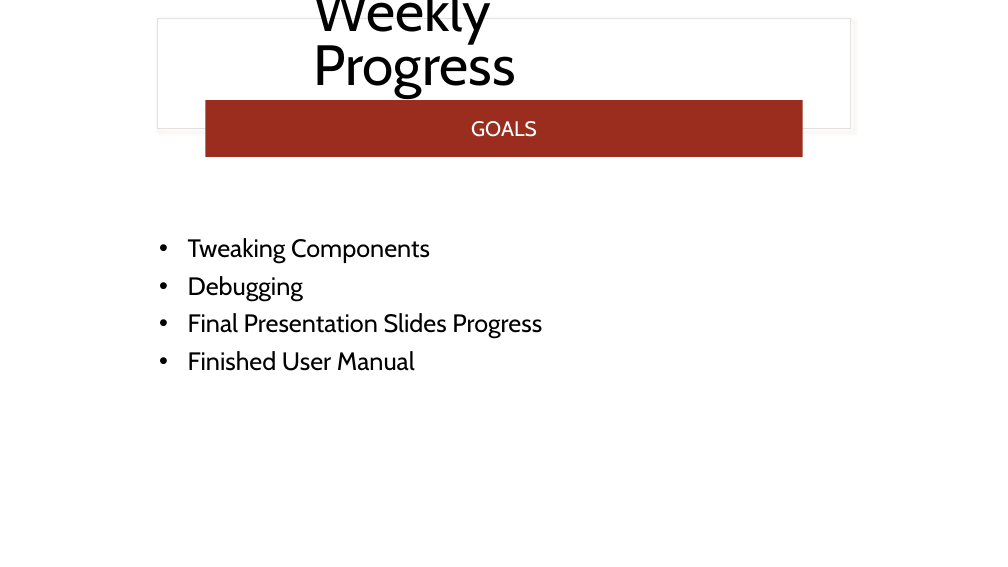
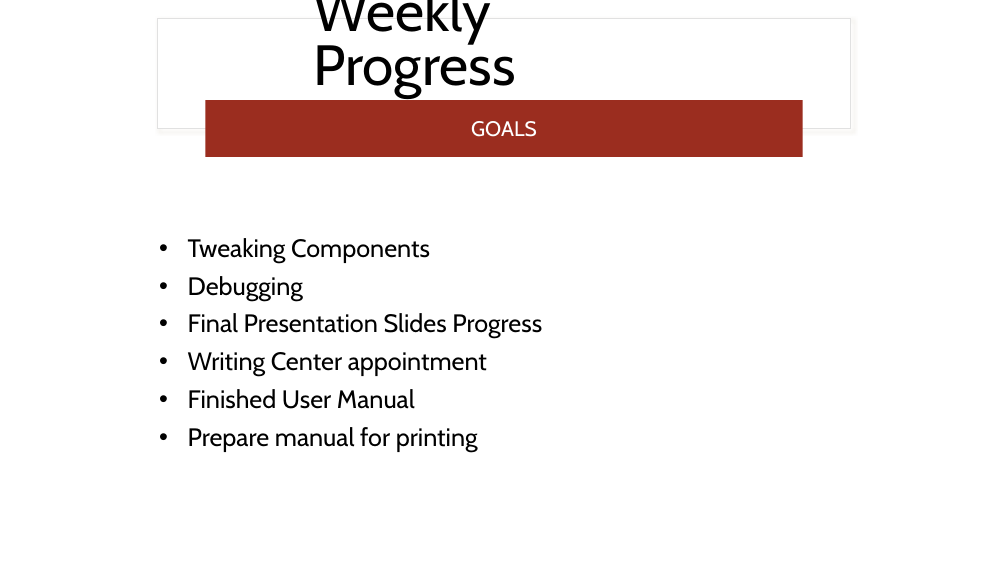
Before and after one commit to jjdeuce06/VulcanActivityTracker, a slide deck: slide 3 of Documentation/Weekly Report/week13/CMSC-4920-Week13-Group2.pptx. Drawn at 1008x567 pixels with LibreOffice and Linux fonts; fonts in the diff are those of the drawing. Boxes give left, top, right and bottom in pixels: in the first picture for what was removed or moved away, otherwise in the second. Text is boxed around its words. In the diff, an @@ line names an element or a change of style, - is before the commit and + after.

```diff
--- a/Documentation/Weekly Report/week13/CMSC-4920-Week13-Group2.pptx
+++ b/Documentation/Weekly Report/week13/CMSC-4920-Week13-Group2.pptx
@@ text at (188,352,487,376): paragraph added @@
+• Writing Center appointment
@@ text at (188,427,478,452): paragraph added @@
+• Prepare manual for printing
```
Also in this commit, not shown: 2 other slides changed, 1 other file.
